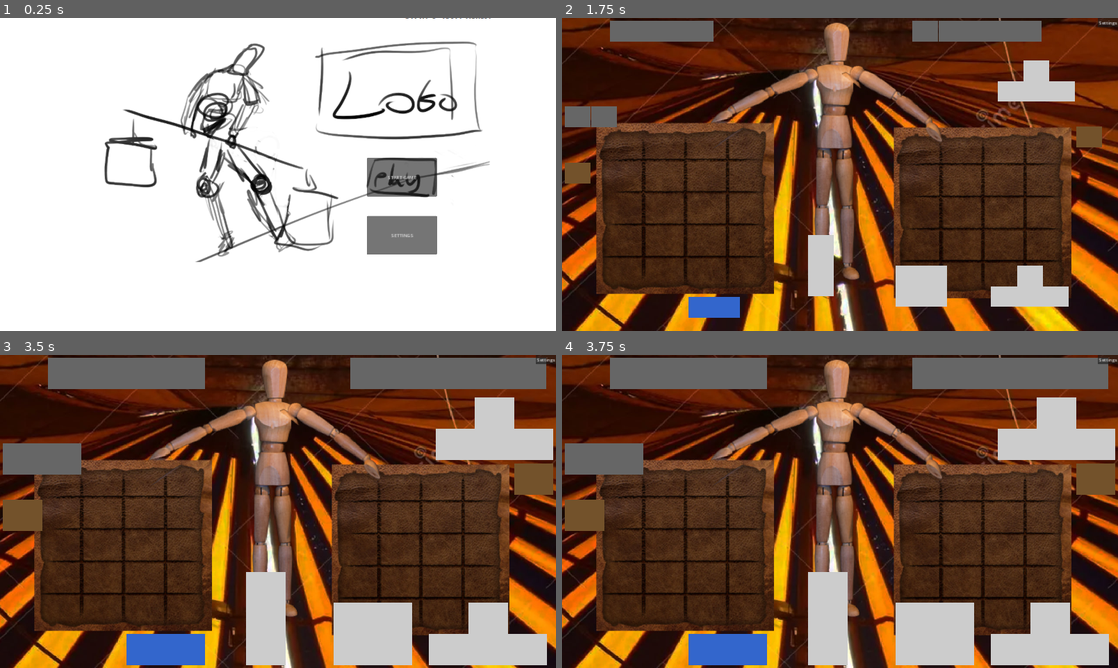
Above: before the commit, frames 1-4 (two rows, left to right).
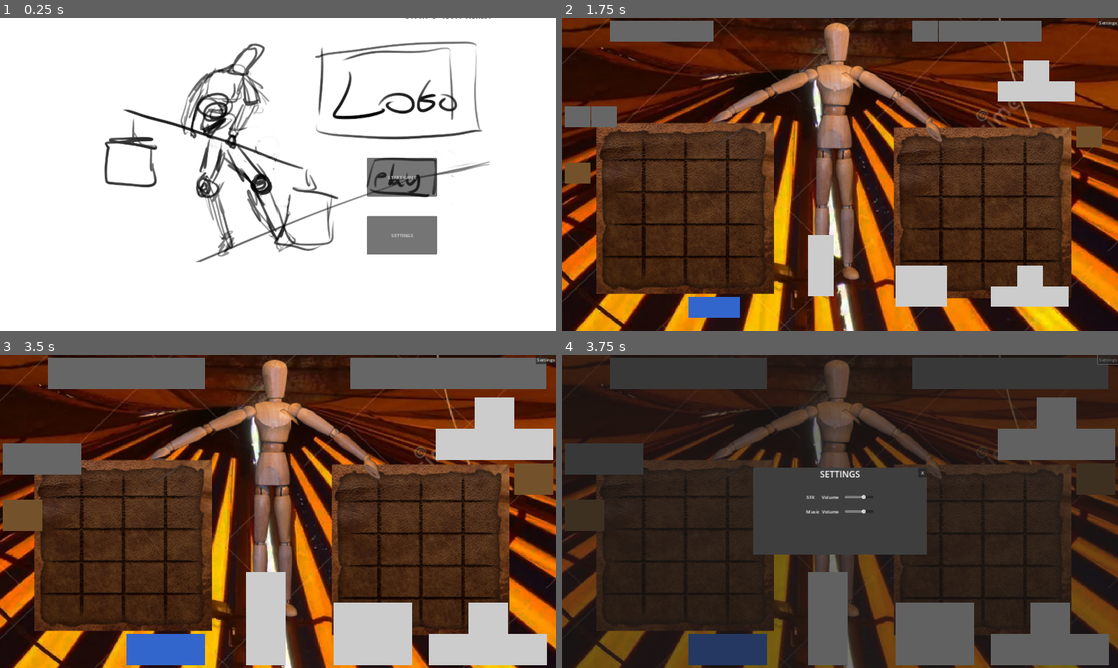
Above: after the commit, the same moments.

Repository: Ultragliass/equilibrium
Game: Godot game, scene res://scenes/Main.tscn
The game is run twice, just before and just after one commit, with the same random seed, the same clock (stepped at 60 frames per second) and the same inputs.
Inputs (mouse positions are in pixels of both pictures, inside the frame that each line leads up to):
- Up to frame 1 (0.25 s): no input
- Up to frame 2 (1.75 s): click "START GAME" at 0.5 s; move the mouse to (962, 158) at 1.27 s; hold R (rotate) from 1.28 s (still down)
- Up to frame 3 (3.5 s): move the mouse to (166, 527) at 2.02 s; release R (rotate) at 2.03 s; tap R (rotate) at 2.1 s; tap Enter at 2.75 s; move the mouse to (333, 442) at 2.77 s; hold R (rotate) from 2.78 s (still down)
- Up to frame 4 (3.75 s): release R (rotate) at 3.5 s; click "Settings" at 3.5 s

Frames 1-3 are identical in both runs. In frame 4, 71% of the frame differs, in the area x 0-100%, y 0-100%.

Commit message:
Optimize volume change logic. Add top_level property to UI items.

Diff:
--- a/main_bus.tres
+++ b/main_bus.tres
@@ -5,11 +5,11 @@
 bus/1/solo = false
 bus/1/mute = false
 bus/1/bypass_fx = false
-bus/1/volume_db = -10.0
+bus/1/volume_db = -3.0
 bus/1/send = &"Master"
 bus/2/name = &"SFX"
 bus/2/solo = false
 bus/2/mute = false
 bus/2/bypass_fx = false
-bus/2/volume_db = -10.0
+bus/2/volume_db = -3.0
 bus/2/send = &"Master"
--- a/project.godot
+++ b/project.godot
@@ -28,7 +28,7 @@
 
 window/size/viewport_width=1920
 window/size/viewport_height=1080
-window/size/mode=4
+window/size/mode=3
 window/stretch/mode="canvas_items"
 
 [input]
--- a/scenes/Main.tscn
+++ b/scenes/Main.tscn
@@ -29,6 +29,7 @@
 script = ExtResource("3_tx0a1")
 
 [node name="SettingsButton" type="Button" parent="."]
+top_level = true
 z_index = 1
 layout_mode = 1
 anchors_preset = 1
@@ -37,6 +38,7 @@
 offset_left = -8.0
 offset_bottom = 8.0
 grow_horizontal = 0
+mouse_force_pass_scroll_events = false
 text = "Settings"
 
 [node name="WeekdayGridManager" type="Control" parent="."]
@@ -52,6 +54,7 @@
 bus = &"Music"
 
 [node name="TitleScreen" parent="." instance=ExtResource("6_ch7q2")]
+top_level = true
 z_index = 2
 layout_mode = 0
 anchors_preset = 0
--- a/scenes/Settings_Screen.tscn
+++ b/scenes/Settings_Screen.tscn
@@ -3,6 +3,7 @@
 [ext_resource type="Script" path="res://scripts/settings_screen.gd" id="1_7jknd"]
 
 [node name="SettingsScreen" type="Panel"]
+top_level = true
 z_index = 2
 custom_minimum_size = Vector2(1920, 1080)
 offset_right = 1920.0
@@ -69,8 +70,10 @@
 custom_minimum_size = Vector2(100, 0)
 layout_mode = 2
 size_flags_vertical = 4
-min_value = -80.0
-max_value = 0.0
+min_value = 0.001
+max_value = 1.0
+step = 0.05
+value = 0.8
 
 [node name="MusicVolumeBox" type="HBoxContainer" parent="SettingsBackground"]
 layout_mode = 1
@@ -93,5 +96,7 @@
 custom_minimum_size = Vector2(100, 0)
 layout_mode = 2
 size_flags_vertical = 4
-min_value = -80.0
-max_value = 0.0
+min_value = 0.001
+max_value = 1.0
+step = 0.05
+value = 0.8
--- a/scripts/settings_screen.gd
+++ b/scripts/settings_screen.gd
@@ -4,9 +4,12 @@
 @onready var sfx_volume_slider: HSlider = $SettingsBackground/SFXVolumeBox/SFXVolumeSlider
 @onready var music_volume_slider: HSlider = $SettingsBackground/MusicVolumeBox/MusicVolumeSlider
 
+var sfx_bus_index = AudioServer.get_bus_index("SFX")
+var music_bus_index = AudioServer.get_bus_index("Music")
+
 func _ready():
-	sfx_volume_slider.value = AudioServer.get_bus_volume_db(AudioServer.get_bus_index("SFX"))
-	music_volume_slider.value = AudioServer.get_bus_volume_db(AudioServer.get_bus_index("Music"))
+	sfx_volume_slider.value = db_to_linear(AudioServer.get_bus_volume_db(sfx_bus_index))
+	music_volume_slider.value = db_to_linear(AudioServer.get_bus_volume_db(music_bus_index))
 	settings_button.connect("pressed", _close)
 	sfx_volume_slider.connect("value_changed", _on_sfx_volume_changed)
 	music_volume_slider.connect("value_changed", _on_music_volume_changed)
@@ -16,7 +19,7 @@
 	queue_free()
 
 func _on_sfx_volume_changed(value: float):
-	AudioServer.set_bus_volume_db(AudioServer.get_bus_index("SFX"), value)
+	AudioServer.set_bus_volume_db(sfx_bus_index, linear_to_db(value))
 
 func _on_music_volume_changed(value: float):
-	AudioServer.set_bus_volume_db(AudioServer.get_bus_index("Music"), value)
+	AudioServer.set_bus_volume_db(music_bus_index, linear_to_db(value))
